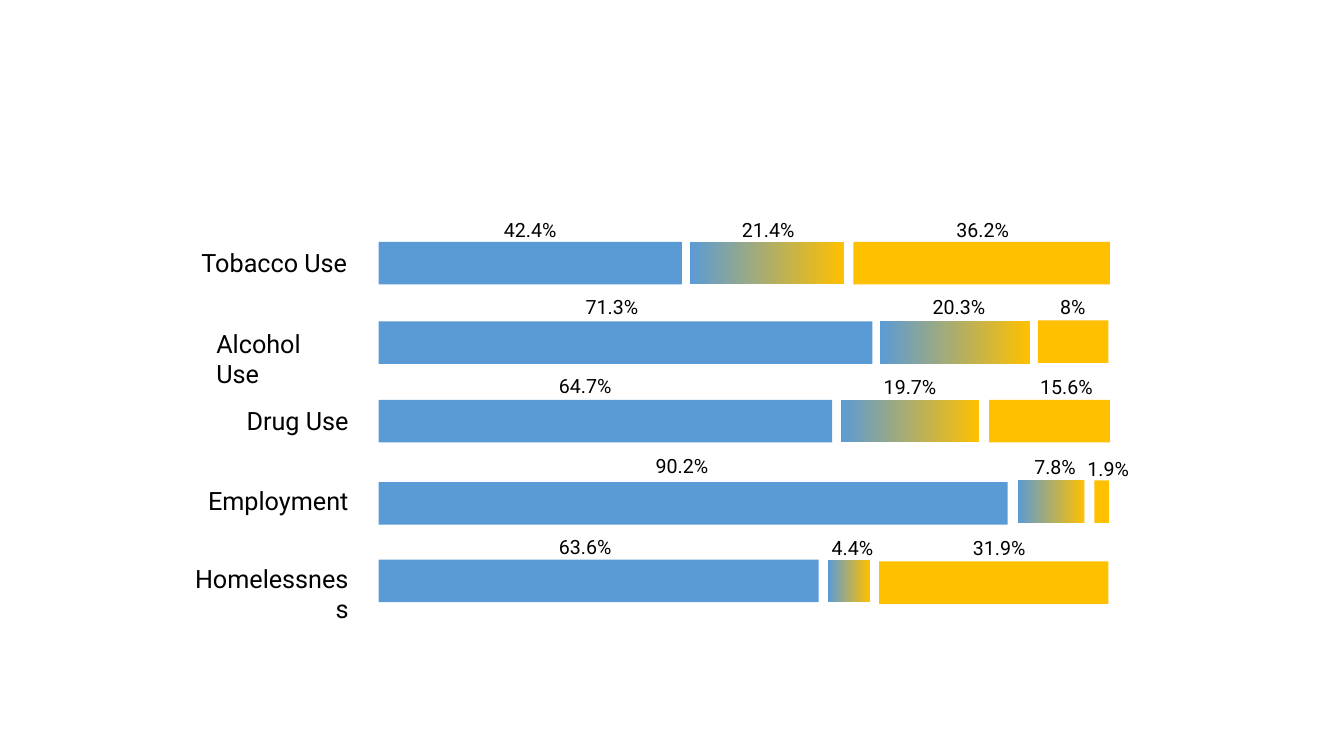
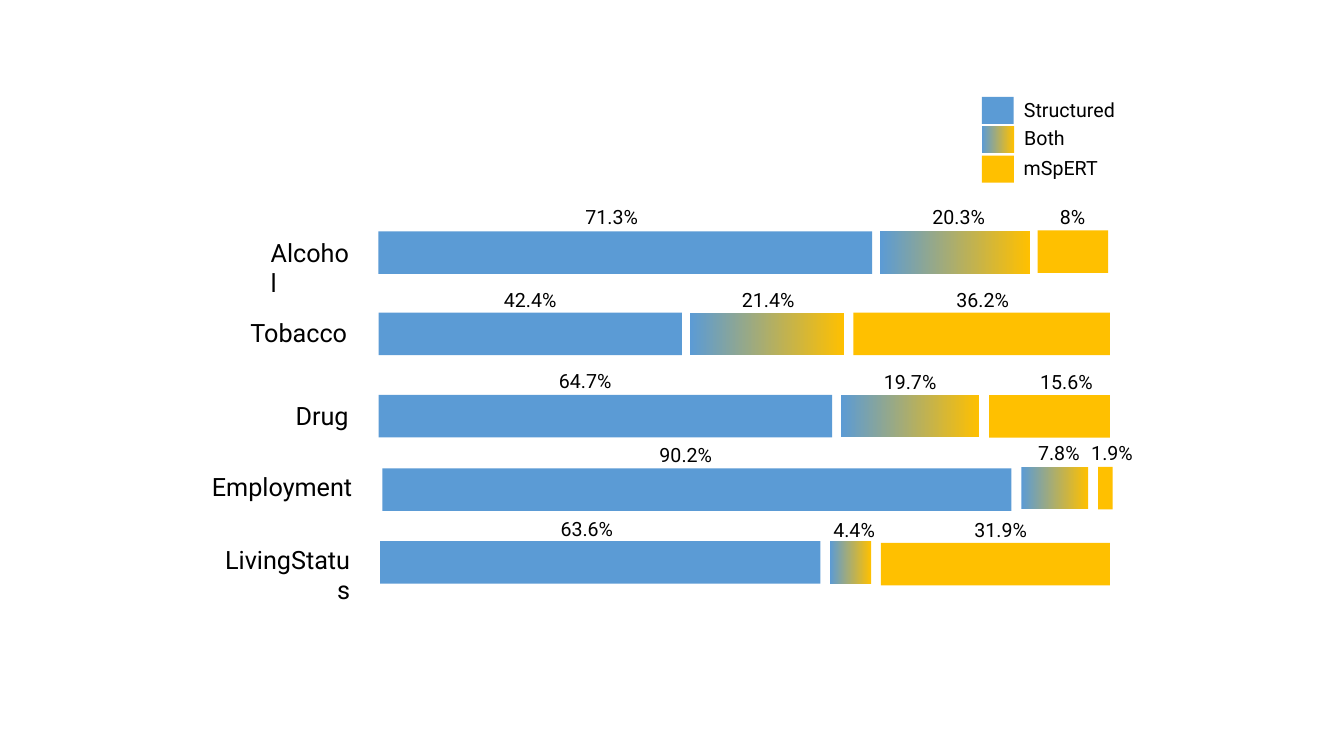
Before and after one commit to ndobb/dissertation, a slide deck: slide 9 of 2_query_gen/paper2_figures.pptx. Drawn at 1344x756 pixels with LibreOffice and Linux fonts; fonts in the diff are those of the drawing. Boxes give left, top, right and bottom in pixels: in the first picture for what was removed or moved away, otherwise in the second. Text is boxed around its words. In the diff, an @@ line names an element or a change of style, - is before the commit and + after.

```diff
--- a/2_query_gen/paper2_figures.pptx
+++ b/2_query_gen/paper2_figures.pptx
@@ rectangle added at (982,97,1014,124), fill #5B9BD5 @@
@@ text added at (1024,102,1115,118), 14 pt, text #000000 @@
+Structured
@@ rectangle added at (982,126,1014,153), fill gradient #5B9BD5 to #FFC000 @@
@@ text added at (1024,130,1065,146), 14 pt, text #000000 @@
+Both
@@ rectangle added at (982,155,1014,182), fill #FFC000 @@
@@ text added at (1024,161,1098,179), 14 pt, text #000000 @@
+mSpERT
@@ 3 texts, 3 rectangles: place and size @@
-3 texts, 3 rectangles at (379,300,1109,364)
+3 texts, 3 rectangles at (378,210,1108,274)
@@ text at (250,323,347,343): text changed @@
-Tobacco Use
+Tobacco
@@ 3 texts, 3 rectangles: place and size @@
-3 texts, 3 rectangles at (379,223,1110,284)
+3 texts, 3 rectangles at (379,293,1110,355)
@@ text at (216,334,300,384): text changed @@
-Alcohol Use
+Alcohol
@@ text at (296,407,349,431): text changed @@
-Drug Use
+Drug
@@ 3 texts, 3 rectangles: place and size @@
-3 texts, 3 rectangles at (379,379,1110,443)
+3 texts, 3 rectangles at (379,374,1110,438)
@@ text "90.2%": place and size @@
-text "90.2%" at (656,459,709,474)
+text "90.2%" at (659,448,712,463)
@@ 3 texts, 3 rectangles: place and size @@
-3 texts, 3 rectangles at (208,460,1129,524)
+3 texts, 3 rectangles at (212,446,1133,511)
@@ text at (203,539,360,580): text changed @@
-Homelessness
+LivingStatus
@@ 3 texts, 3 rectangles: place and size @@
-3 texts, 3 rectangles at (379,540,1108,604)
+3 texts, 3 rectangles at (380,522,1110,586)
```
Also in this commit, not shown: 25 other files.
